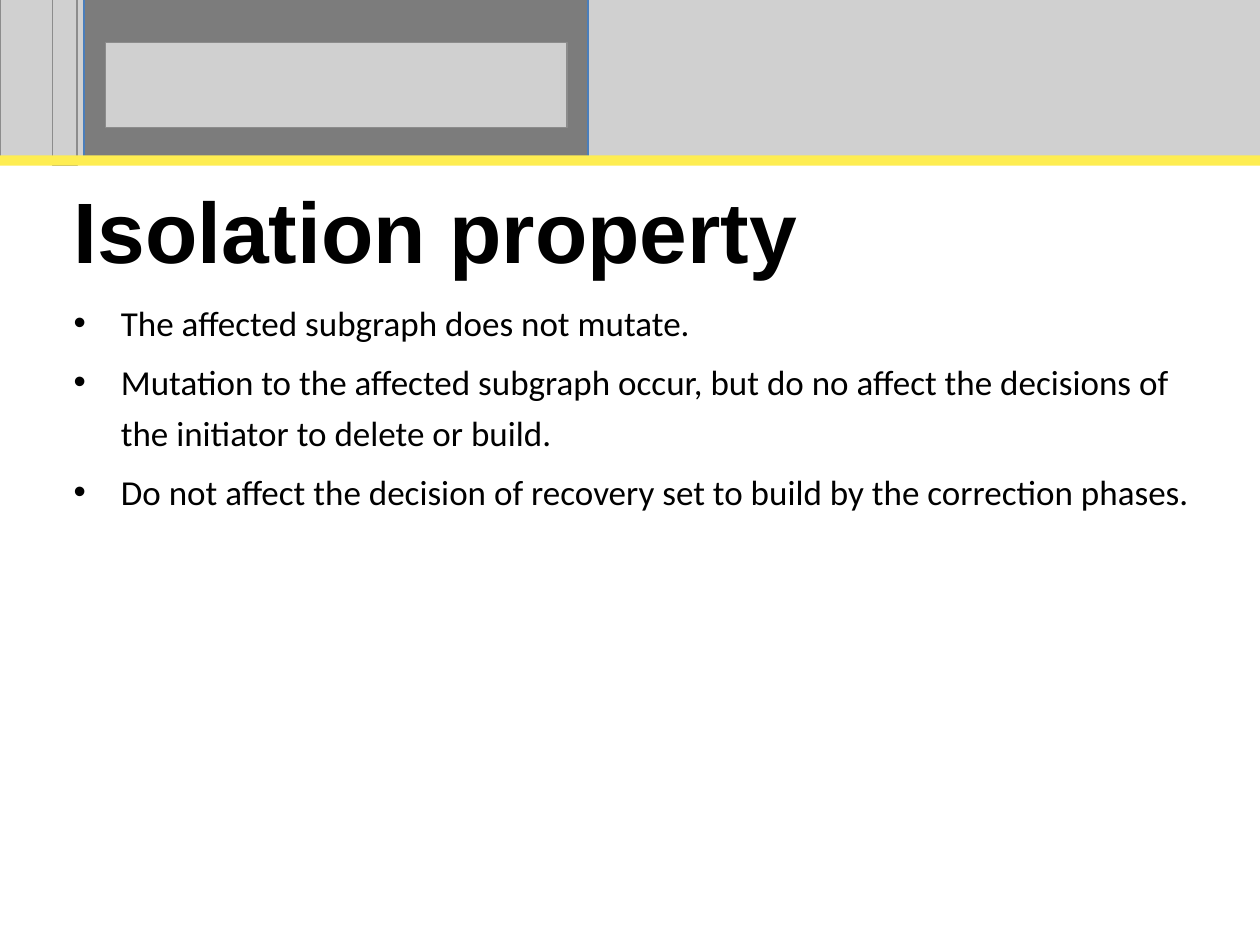
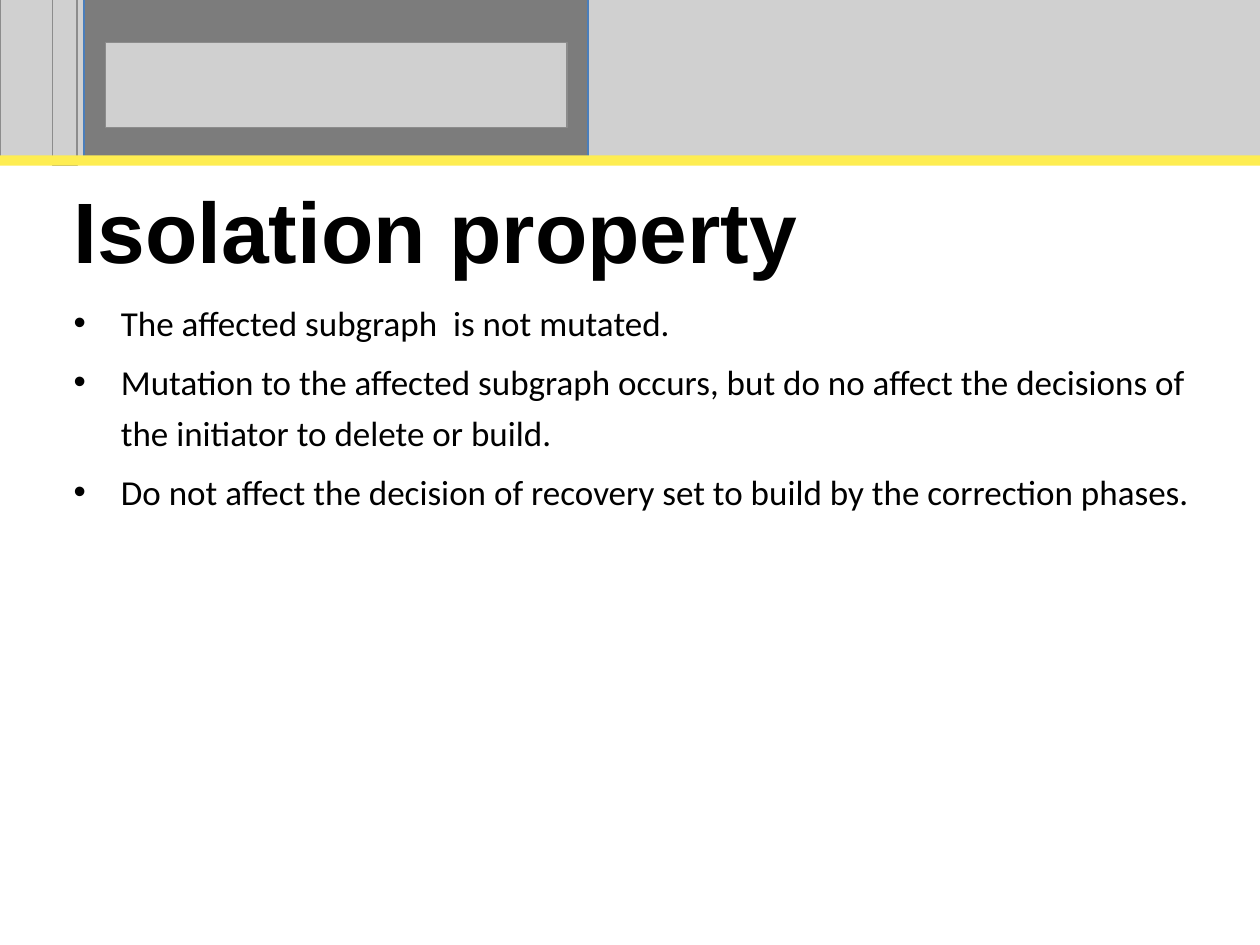
Before and after one commit to perpetualcoder/thesis, a slide deck: slide 68 of thesisppt/defense.ppt (slide 63 before the commit). Drawn at 1260x945 pixels with LibreOffice and Linux fonts; fonts in the diff are those of the drawing; grey boxes stand for pictures. Boxes give left, top, right and bottom in pixels: in the first picture for what was removed or moved away, otherwise in the second. Text is boxed around its words. In the diff, an @@ line names an element or a change of style, - is before the commit and + after.

```diff
--- a/thesisppt/defense.ppt
+++ b/thesisppt/defense.ppt
@@ subtitle at (x1=121, y1=311, x2=1184, y2=447): text changed @@
-• The affected subgraph does not mutate.
-• Mutation to the affected subgraph occur, but do no affect the decisions of the initiator to delete or build.
+• The affected subgraph is not mutated.
+• Mutation to the affected subgraph occurs, but do no affect the decisions of the initiator to delete or build.
```
Also in this commit, not shown: 15 other slides changed, 9 slides added, 2 slides removed, 18 other files.
